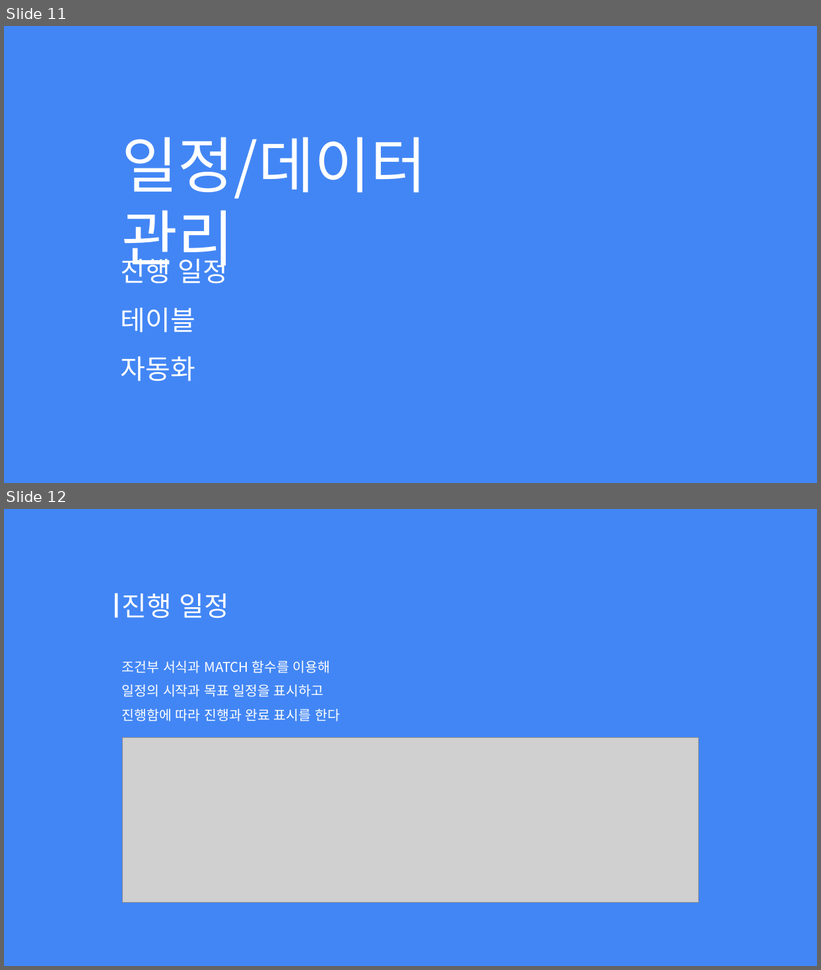
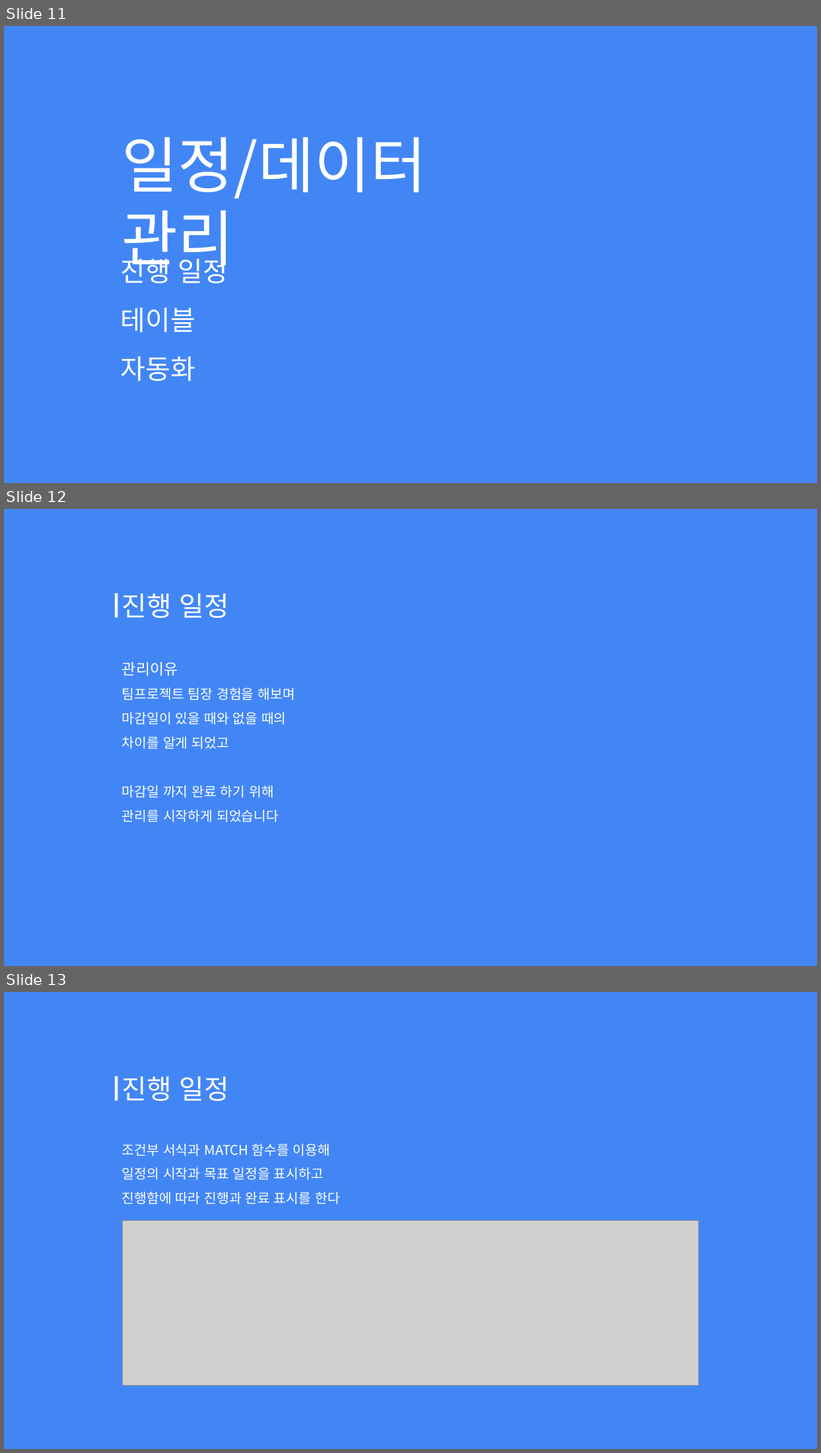
Before and after one commit to Hoyeom/CS-ClickerGame, a slide deck: Documents/TabHero.pptx. Shown one above the other, each under a label of ours: slides 11 and 12 before the commit, slides 11, 12 and 13 after it. The pictures are 821x970 and 821x1453 pixels, drawn with LibreOffice and Linux fonts; fonts in the diff are those of the drawing; grey boxes stand for pictures. Boxes give left, top, right and bottom in pixels: in the first picture for what was removed or moved away, otherwise in the second. Text is boxed around its words. In the diff, an @@ line names an element or a change of style, - is before the commit and + after.

```diff
--- a/Documents/TabHero.pptx
+++ b/Documents/TabHero.pptx
@@ slide 12 added at (x1=4, y1=509, x2=817, y2=966), background #4286F5 @@
@@ rectangle added at (x1=115, y1=593, x2=118, y2=618), fill #FFFFFF @@
@@ text added at (x1=122, y1=593, x2=230, y2=618), 32 pt, text #FFFFFF @@
+진행 일정
@@ text added at (x1=122, y1=662, x2=296, y2=823), 16 pt, text #FFFFFF @@
+관리이유
+팀프로젝트 팀장 경험을 해보며
+마감일이 있을 때와 없을 때의
+차이를 알게 되었고
+마감일 까지 완료 하기 위해
+관리를 시작하게 되었습니다
@@ what was slide 12 is now slide 13 @@
```
Also in this commit, not shown: 2 slides changed, 15 other files.
